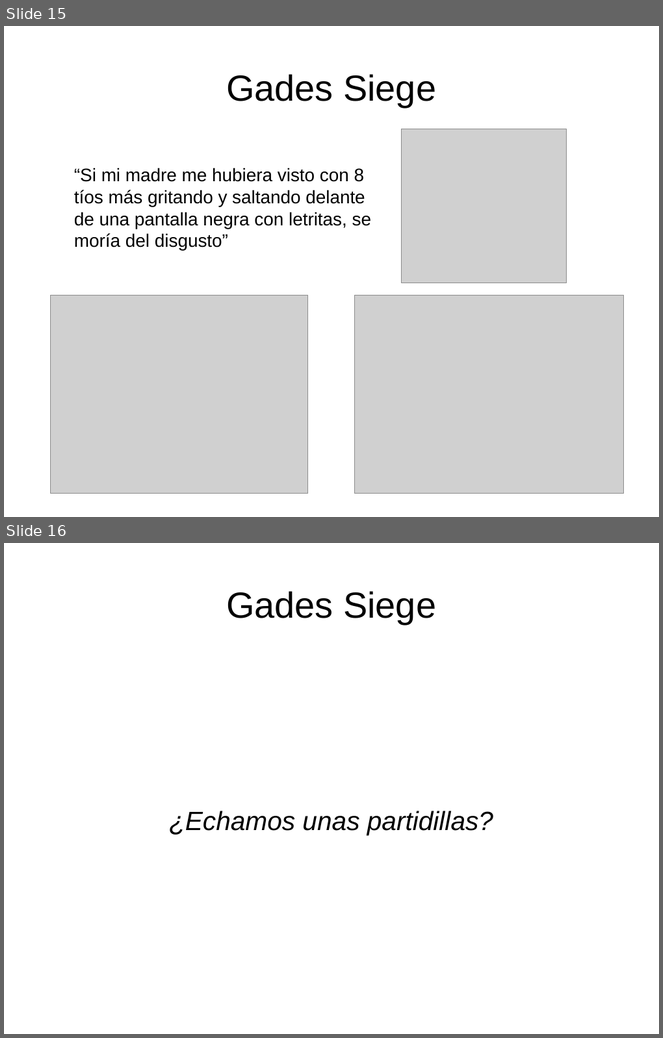
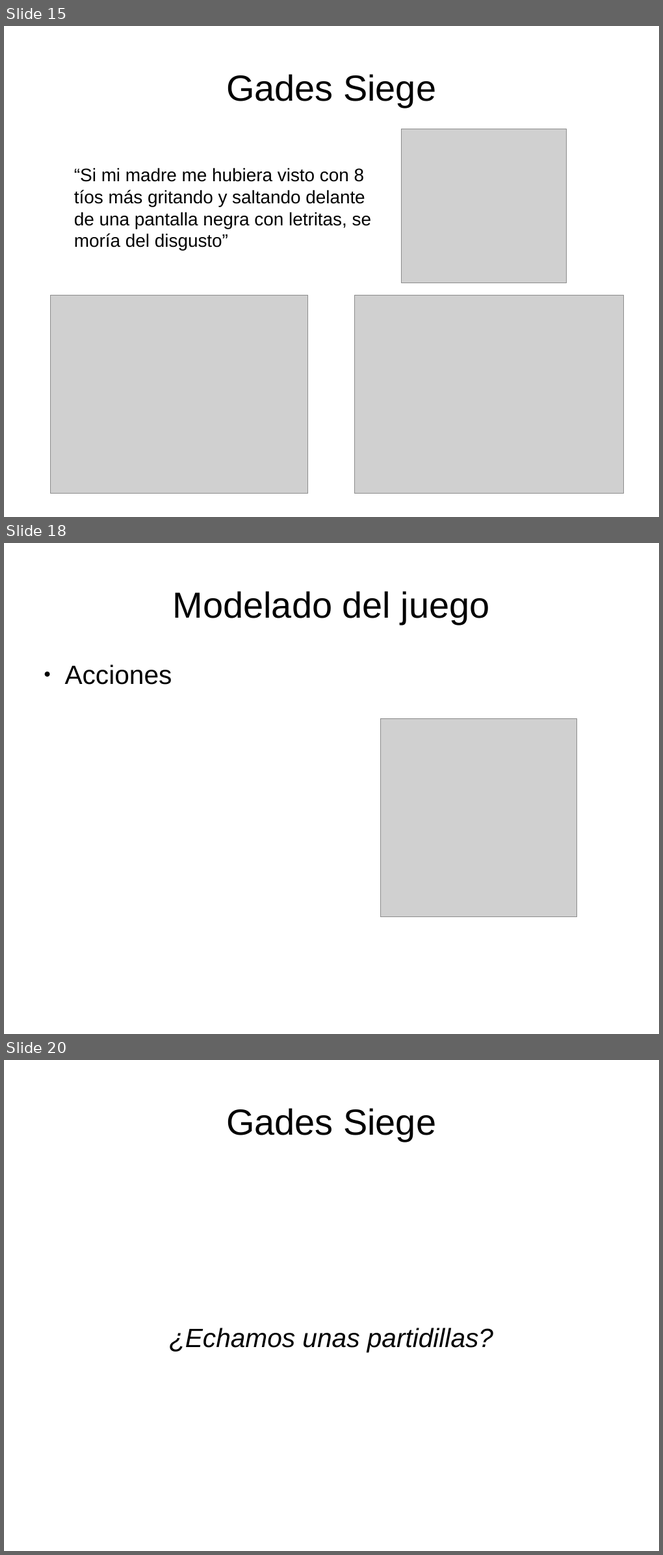
Before and after one commit to rompehielos013013013/gsiege, a slide deck: presentacion/expertoUCLM2014/SSEE-IA.odp. Shown one above the other, each under a label of ours: slides 15 and 16 before the commit, slides 15, 18 and 20 after it; the slides between them are not shown. The pictures are 663x1038 and 663x1555 pixels, drawn with LibreOffice and Linux fonts; fonts in the diff are those of the drawing; grey boxes stand for pictures. Boxes give left, top, right and bottom in pixels: in the first picture for what was removed or moved away, otherwise in the second. Text is boxed around its words. In the diff, an @@ line names an element or a change of style, - is before the commit and + after.

```diff
--- a/presentacion/expertoUCLM2014/SSEE-IA.odp
+++ b/presentacion/expertoUCLM2014/SSEE-IA.odp
@@ slide 18 added at box(4, 543, 659, 1034), background #FFFFFF @@
@@ title added at box(173, 591, 490, 624), 44 pt, text #000000 @@
+Modelado del juego
@@ text added at box(65, 665, 172, 685), 32 pt, text #000000 @@
+● Acciones
@@ picture added at box(380, 719, 577, 917) @@
@@ what was slide 16 is now slide 20 @@
```
Also in this commit, not shown: 4 slides changed, 3 other slides added.
